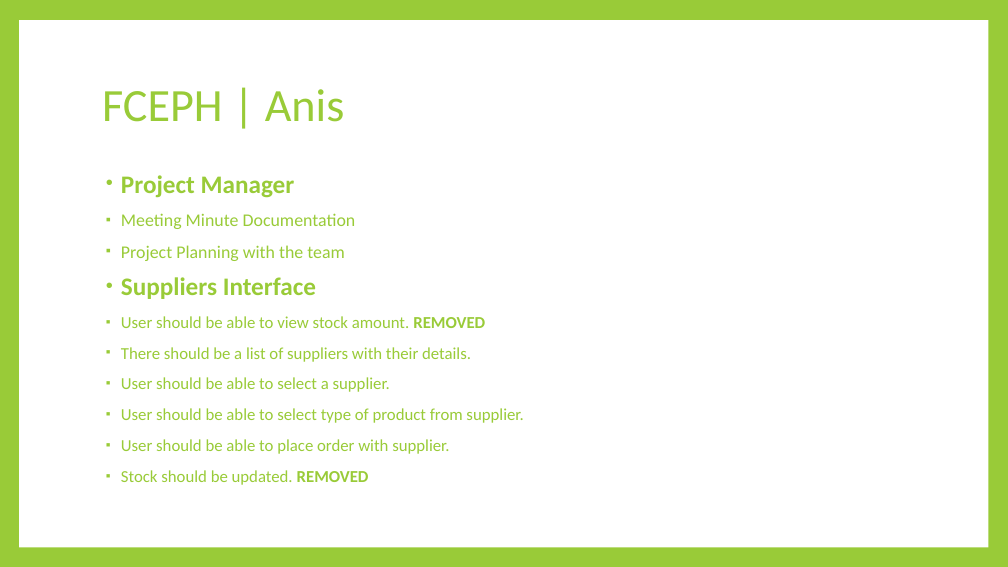
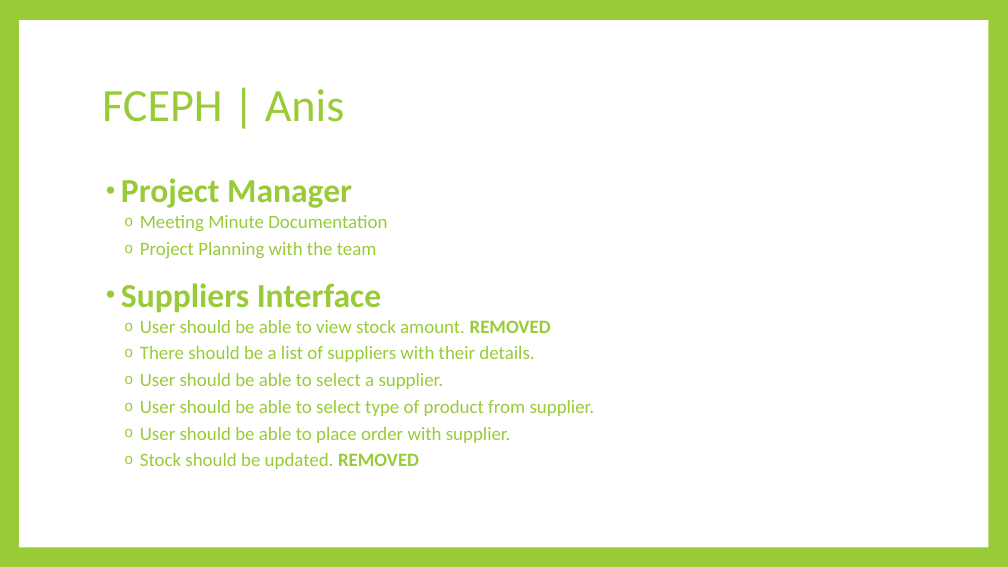
Before and after one commit to AKLBeast/AKLbeast-, a slide deck: slide 4 of Documentation/Group 3 -FCEPH Final.pptx (slide 5 before the commit). Drawn at 1008x567 pixels with LibreOffice and Linux fonts; fonts in the diff are those of the drawing. Boxes give left, top, right and bottom in pixels: in the first picture for what was removed or moved away, otherwise in the second. Text is boxed around its words. In the diff, an @@ line names an element or a change of style, - is before the commit and + after.

```diff
--- a/Documentation/Group 3 -FCEPH Final.pptx
+++ b/Documentation/Group 3 -FCEPH Final.pptx
@@ text "Project Manager" at bbox=[121, 178, 595, 469]: size 24 to 32 pt in "Project Manager", "Suppliers Interface"; size 17 to 18 pt in "Meeting Minute Documentation", "Project Planning with the team"; size 16 to 18 pt in "User should be able to view stock ...", "There should be a list of suppliers ...", "User should be able to select a ...", "User should be able to select type ..." and 2 more places; line spacing 0.8 to 0.9; bullet ▪ to o; list level 1 to 2 in "Meeting Minute Documentation"; list level 1 to 2 in "Project Planning with the team"; list level 1 to 2 in "User should be able to ..."; list level 1 to 2 in "There should be a list ..."; list level 1 to 2 in "Stock should be updated. REMOVED" @@
```
Also in this commit, not shown: 6 other slides changed, 1 slide added, 1 slide removed.
